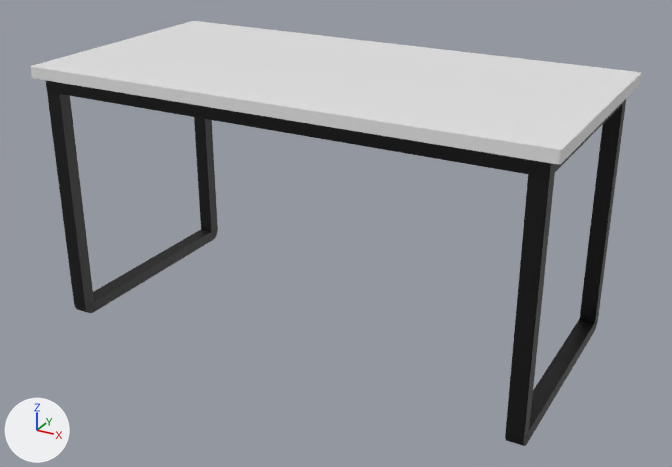
The glTF model public/models/desk.glb, before and after one commit.
The view is the same before and after, from a 50 mm lens placed at (1.319, -2.377, 1.508), pointed at (0.026, -0.025, 0.332). Every picture has the same lights, and +X, +Y and +Z are marked at lower left. The older version comes first. Where no turn or scale is listed for an object, it has been applied to the vertices.

Objects in the first picture: 'Desk Legs', 'Desk Surface'.
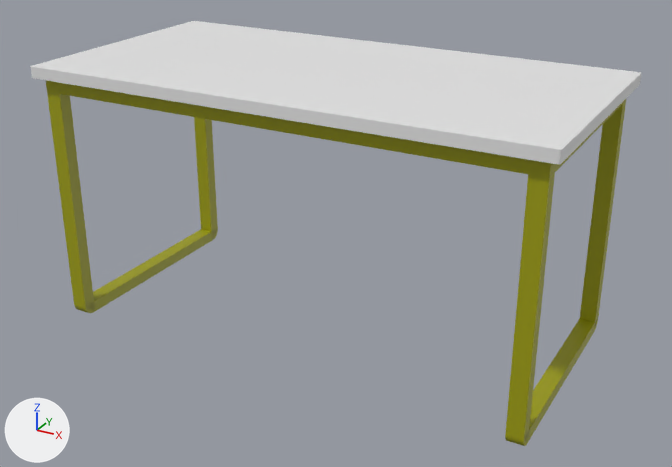
Location of each change, (x1, y1, x2, y2) in pixels of the pictures (672 x 467 px):
```json
{"object": "Desk Legs", "change": "recoloured", "before": [46, 80, 626, 446], "after": [46, 80, 626, 446]}
```

The change, as JSON lines over the scene's bpy script:
```json
{"op": "set", "path": "mat_material_001.base_color", "old": "(0.0, 0.0, 0.0)", "new": "(0.8, 0.8, 0.8)", "note": "black #000000 -> white #e7e7e7"}
{"op": "add", "block": "mat_material_002", "code": ["mat_material_002 = principled_material('Material.002')", "mat_material_002.base_color = (0.356, 0.356, 0.0)  # yellow #a1a100"]}
{"block": "me_cube_001", "where": "me_cube_001.from_pydata(...)  # 488 vertices, 972 faces; spans x -0.81..0.81, y -0.41..0.41, z -0.02..0.02"}
{"op": "remove", "block": "me_cube_001", "code": "me_cube_001.materials.append(mat_material)  # white #e7e7e7"}
{"op": "add", "block": "me_cube_001", "code": "me_cube_001.materials.append(mat_material_001)  # white #e7e7e7"}
{"block": "me_cube_002", "where": "me_cube_002.from_pydata(...)  # 120 vertices, 255 faces; spans x -0.78..0.78, y -0.38..0.38, z -0.41..0.41"}
{"op": "remove", "block": "me_cube_002", "code": "me_cube_002.materials.append(mat_material_001)  # black #000000"}
{"op": "add", "block": "me_cube_002", "code": "me_cube_002.materials.append(mat_material_002)  # yellow #a1a100"}
```
